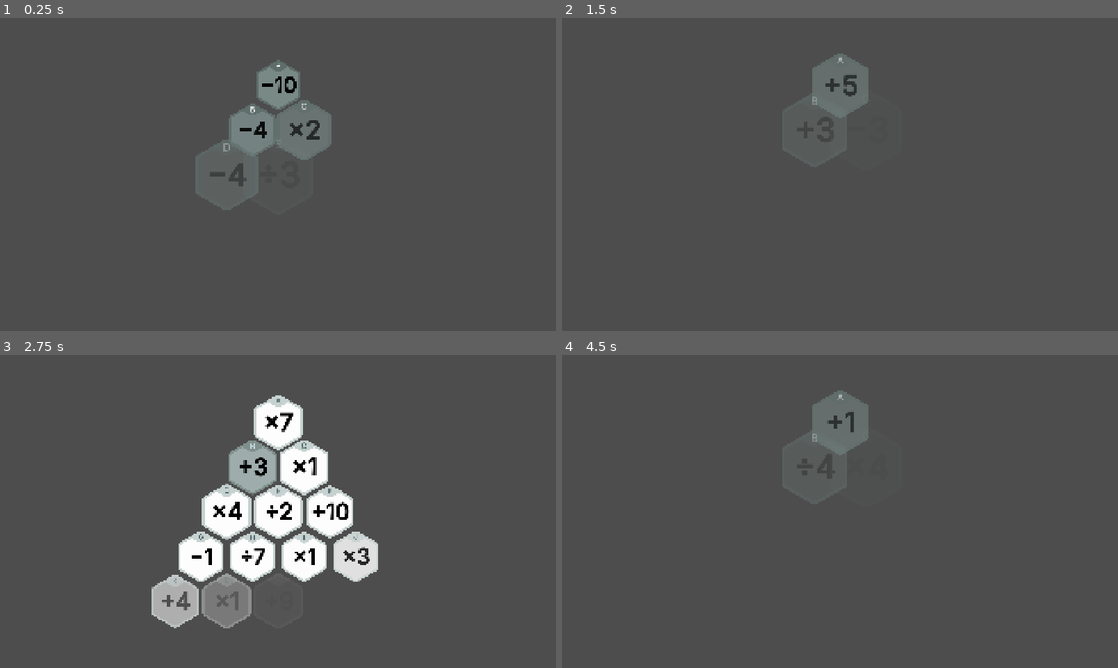
Above: before the commit, frames 1-4 (two rows, left to right).
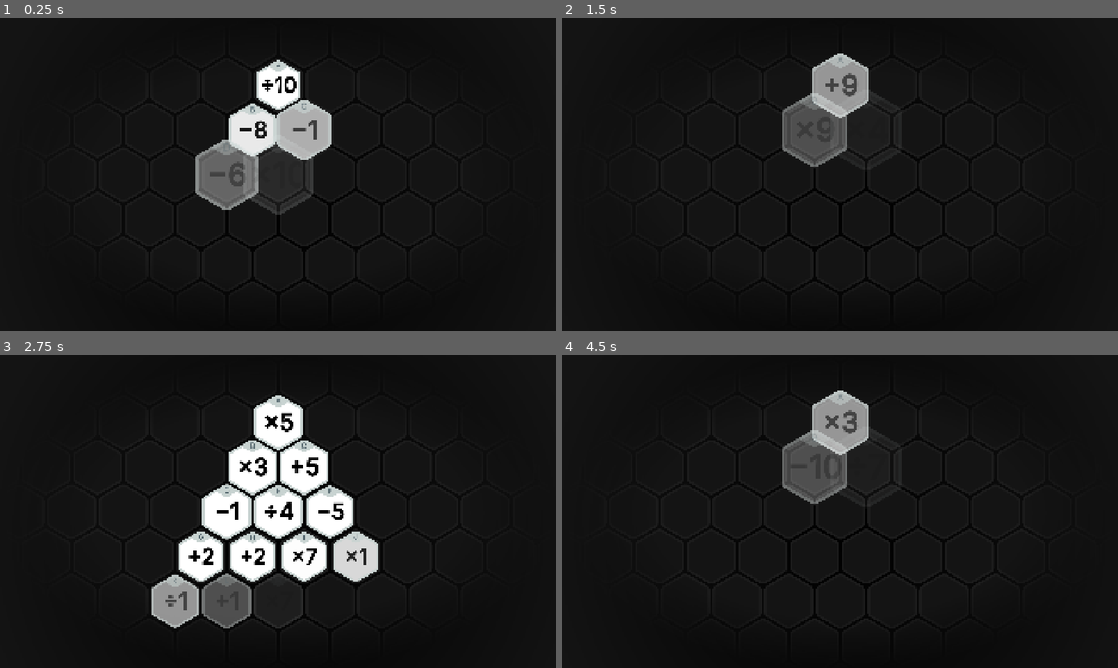
Above: after the commit, the same moments.

Repository: levidavidmurray/equation-pyramid
Game: Godot game, scene res://game.tscn
The game is run twice, just before and just after one commit, with the same random seed, the same clock (stepped at 60 frames per second) and the same inputs.
Inputs (mouse positions are in pixels of both pictures, inside the frame that each line leads up to):
- Up to frame 1 (0.25 s): no input
- Up to frame 2 (1.5 s): tap Enter at 0.5 s; move the mouse to (840, 83) at 0.52 s; tap P at 0.6, 1.35 s; click (840, 83) at 0.67 s; click (840, 83) at 1.42 s
- Up to frame 3 (2.75 s): move the mouse to (250, 467) at 2.02 s; tap P at 2.1 s; click (250, 467) at 2.17 s
- Up to frame 4 (4.5 s): move the mouse to (840, 420) at 2.77 s; tap P at 2.85, 3.6, 4.35 s; click (840, 420) at 2.92 s; move the mouse to (812, 467) at 3.52 s; click (812, 467) at 3.67 s; tap Escape at 4.15 s; move the mouse to (840, 420) at 4.27 s; click (840, 420) at 4.42 s

The runs differ from the first frame. In frame 1, 98% of the frame differs, in the area x 0-100%, y 0-100%; in frame 2, 98%; in frame 3, 90%; in frame 4, 98%.

Commit message:
MTileData class, BG tile grid

Diff:
--- a/autoloads/global.gd
+++ b/autoloads/global.gd
@@ -1,3 +1,4 @@
+@tool
 extends Node
 
 var ALPHABET = "ABCDEFGHIJKLMNOPQRSTUVWXYZ".split("")
--- a/game.tscn
+++ b/game.tscn
@@ -1,10 +1,106 @@
-[gd_scene load_steps=2 format=3 uid="uid://bcqwrdmwvv86k"]
+[gd_scene load_steps=11 format=3 uid="uid://bcqwrdmwvv86k"]
 
-[ext_resource type="PackedScene" uid="uid://2a1sbxvypojt" path="res://pyramid/pyramid.tscn" id="1_80nbo"]
+[ext_resource type="PackedScene" uid="uid://2a1sbxvypojt" path="res://game/pyramid/pyramid.tscn" id="1_80nbo"]
+[ext_resource type="PackedScene" uid="uid://lffwyiggjkix" path="res://game/tile_grid/tile_grid.tscn" id="1_e2o6t"]
+[ext_resource type="Shader" uid="uid://cnrggtlg0ud3l" path="res://shaders/mask_texture.gdshader" id="1_feb5d"]
+
+[sub_resource type="Gradient" id="Gradient_feb5d"]
+colors = PackedColorArray(0, 0, 0, 1, 0.0784314, 0.0784314, 0.0784314, 1)
+
+[sub_resource type="GradientTexture2D" id="GradientTexture2D_fc0e3"]
+gradient = SubResource("Gradient_feb5d")
+width = 1080
+height = 1080
+fill = 1
+fill_from = Vector2(0.512821, 0.547009)
+fill_to = Vector2(0.512821, 0)
+
+[sub_resource type="Gradient" id="Gradient_fc0e3"]
+offsets = PackedFloat32Array(0.672451, 1)
+colors = PackedColorArray(1, 1, 1, 1, 0, 0, 0, 1)
+
+[sub_resource type="GradientTexture2D" id="GradientTexture2D_7jktm"]
+gradient = SubResource("Gradient_fc0e3")
+width = 1920
+height = 1920
+fill = 1
+fill_from = Vector2(0.5, 0.504274)
+fill_to = Vector2(0.482906, 0)
+
+[sub_resource type="ShaderMaterial" id="ShaderMaterial_ryrav"]
+shader = ExtResource("1_feb5d")
+shader_parameter/mask_texture = SubResource("GradientTexture2D_7jktm")
+shader_parameter/mask_scale = Vector2(1, 1)
+shader_parameter/mask_offset = Vector2(0, 0)
+
+[sub_resource type="Gradient" id="Gradient_e2o6t"]
+offsets = PackedFloat32Array(0.598377, 1)
+colors = PackedColorArray(0, 0, 0, 0, 0.0605303, 0.0605303, 0.0605303, 1)
+
+[sub_resource type="GradientTexture2D" id="GradientTexture2D_feb5d"]
+gradient = SubResource("Gradient_e2o6t")
+width = 1080
+height = 1080
+fill = 1
+fill_from = Vector2(0.5, 0.5)
+fill_to = Vector2(0.491453, 0)
 
 [node name="Game" type="Node2D"]
 
 [node name="Camera2D" type="Camera2D" parent="."]
 
+[node name="TextureRect2" type="TextureRect" parent="."]
+custom_minimum_size = Vector2(1920, 1920)
+anchors_preset = 15
+anchor_right = 1.0
+anchor_bottom = 1.0
+offset_left = -960.0
+offset_top = -960.0
+offset_right = 960.0
+offset_bottom = 960.0
+grow_horizontal = 2
+grow_vertical = 2
+pivot_offset = Vector2(960, 960)
+texture = SubResource("GradientTexture2D_fc0e3")
+
+[node name="SubViewportContainer" type="SubViewportContainer" parent="."]
+material = SubResource("ShaderMaterial_ryrav")
+custom_minimum_size = Vector2(1920, 1080)
+anchors_preset = 15
+anchor_right = 1.0
+anchor_bottom = 1.0
+offset_left = -960.0
+offset_top = -540.0
+offset_right = 960.0
+offset_bottom = 540.0
+grow_horizontal = 2
+grow_vertical = 2
+
+[node name="SubViewport" type="SubViewport" parent="SubViewportContainer"]
+transparent_bg = true
+handle_input_locally = false
+size = Vector2i(1920, 1080)
+render_target_update_mode = 4
+
+[node name="TileGrid" parent="SubViewportContainer/SubViewport" instance=ExtResource("1_e2o6t")]
+position = Vector2(1005, 552)
+scale = Vector2(0.383, 0.383)
+row_y_offset = -63.15
+
 [node name="Pyramid" parent="." instance=ExtResource("1_80nbo")]
 scale = Vector2(0.382537, 0.382537)
+
+[node name="TextureRect" type="TextureRect" parent="."]
+visible = false
+custom_minimum_size = Vector2(1920, 1920)
+anchors_preset = 15
+anchor_right = 1.0
+anchor_bottom = 1.0
+offset_left = -960.0
+offset_top = -960.0
+offset_right = 960.0
+offset_bottom = 960.0
+grow_horizontal = 2
+grow_vertical = 2
+pivot_offset = Vector2(960, 960)
+texture = SubResource("GradientTexture2D_feb5d")
--- a/pyramid/pyramid.gd
+++ b/game/pyramid/pyramid.gd
@@ -38,9 +38,43 @@
 				_unselect_tile(hovered_tile)
 			else:
 				_select_tile(hovered_tile)
+		else:
+			_unselect_tiles() # Unselect all tiles if clicked outside
 	if event is InputEventKey and event.is_pressed():
 		if event.keycode == KEY_P:
 			_create_pyramid()
+		if event.keycode == KEY_ESCAPE:
+			_unselect_tiles()
+			var t1 = Tile.MTileData.new(5, Tile.Operation.ADD)
+			var t2 = Tile.MTileData.new(3, Tile.Operation.SUBTRACT)
+			var t3 = Tile.MTileData.new(2, Tile.Operation.MULTIPLY)
+			var triplet = _find_valid_triplet(10)
+			if not triplet.is_empty():
+				# print("%s %s %s" % [triplet[0], triplet[1], triplet[2]])
+				pass
+			else:
+				print("No valid triplet found")
+
+
+func _find_valid_triplet(target: int) -> Array[Tile.MTileData]:
+	var attempts = 500
+	while attempts > 0:
+		var a = randi_range(1, 9)
+		var b = randi_range(1, 9)
+		var c = randi_range(1, 9)
+		var op1 = randi_range(0, 3) as Tile.Operation
+		var op2 = randi_range(0, 3) as Tile.Operation
+		var tile1 = Tile.MTileData.new(a, op1)
+		var tile2 = Tile.MTileData.new(b, op2)
+		var tile3 = Tile.MTileData.new(c, Tile.Operation.ADD) # Always add the third tile
+		var tiles = [tile1, tile2, tile3] as Array[Tile.MTileData]
+		var result = _evaluate_tiles(tiles)
+		if result == target:
+			print("[%s] Found valid triplet: %s %s %s" % [attempts, tile1, tile2, tile3])
+			return tiles
+
+		attempts -= 1
+	return []
 
 
 func _select_tile(tile: Tile):
@@ -59,26 +93,49 @@
 		AudioManager.play_stream(tile.sfx_hover, -10.0, 0.8)
 
 
+func _unselect_tiles():
+	for tile in selected_tiles:
+		tile.is_selected = false
+		tile.disabled = false
+	selected_tiles.clear()
+
+
+func _tiles_to_tile_data(_tiles: Array[Tile]) -> Array[Tile.MTileData]:
+	var tile_data := [] as Array[Tile.MTileData]
+	for tile in _tiles:
+		tile_data.append(tile.data)
+	return tile_data
+
+
+func _create_tile(value: int, operation: Tile.Operation) -> Tile:
+	var tile = tile_scene.instantiate() as Tile
+	tile.data = Tile.MTileData.new(value, operation)
+	tile.position = Vector2.ZERO # Default position, can be adjusted later
+	add_child(tile)
+	return tile
+
+
 func _submit_equation():
 	if selected_tiles.size() < 2:
 		return # Not enough tiles selected
 
-	for tile in selected_tiles:
+	for tile in tiles:
 		tile.collider.disabled = true
 
-	var equation_str = _get_equation_string(selected_tiles)
-	var result = _evaluate_tiles_md_as(selected_tiles)
+	var tile_data = _tiles_to_tile_data(selected_tiles)
+	var result = _evaluate_tiles(tile_data)
+	var equation_str = _get_equation_string(tile_data)
 	print("Equation: %s = %s" % [equation_str, result])
 
 	await G.wait(0.5)
 
-	for tile in selected_tiles:
+	for tile in tiles:
 		tile.is_selected = false
 		tile.disabled = false
 	selected_tiles.clear() # Clear selection after submission
 
 
-func _evaluate_tiles_md_as(tiles: Array[Tile]) -> float:
+func _evaluate_tiles(tiles: Array[Tile.MTileData]) -> float:
 	var first_value = tiles[0].value
 	if tiles[0].operation == Tile.Operation.SUBTRACT:
 		first_value = - first_value # Adjust first value for subtraction
@@ -119,22 +176,22 @@
 	return values[0]
 
 
-func _get_equation_string(tiles: Array[Tile]) -> String:
-	var first_value = tiles[0].value
-	if tiles[0].operation == Tile.Operation.SUBTRACT:
+func _get_equation_string(_tiles: Array[Tile.MTileData]) -> String:
+	var first_value = _tiles[0].value
+	if _tiles[0].operation == Tile.Operation.SUBTRACT:
 		first_value = - first_value # Adjust first value for subtraction
-	var str := str(first_value)
-	for i in range(1, tiles.size()):
-		str += " %s %s" % [Tile.operation_str(tiles[i].operation), str(tiles[i].value)]
-	return str
+	var s := str(first_value)
+	for i in range(1, _tiles.size()):
+		s += " %s %s" % [Tile.operation_str(_tiles[i].operation), str(_tiles[i].value)]
+	return s
 
 
 func _set_tile_values():
 	for tile in tiles:
+		var value = randi_range(1, 10)
 		var operation = randi_range(0, Tile.Operation.size() - 1) as Tile.Operation
-		var value = randi_range(1, 10)
-		tile.operation = operation
-		tile.value = value
+		var data = Tile.MTileData.new(value, operation)
+		tile.data = data
 
 
 func _animate_tiles_enter():
@@ -153,8 +210,6 @@
 		tween.tween_property(tile, "scale", Vector2.ONE * 0.9, time).set_delay(delay)
 		tween.tween_property(tile, "modulate:a", 1.0, time).set_delay(delay)
 		tween.tween_property(tile, "scale", Vector2.ONE, time).set_delay(delay + time)
-		# tween.tween_property(tile, "position", orig_pos + Vector2(0, 100.0), 0.15).set_delay(delay)
-		# tween.tween_property(tile, "position", orig_pos, time).set_delay(delay + 0.15)
 
 	await G.wait(1.0)
 
--- /dev/null
+++ b/game/pyramid/pyramid.tscn
@@ -0,0 +1,9 @@
+[gd_scene load_steps=3 format=3 uid="uid://2a1sbxvypojt"]
+
+[ext_resource type="Script" uid="uid://b6ctxd1xk2ee8" path="res://game/pyramid/pyramid.gd" id="1_wuitd"]
+[ext_resource type="PackedScene" uid="uid://o7ocx6r83myt" path="res://game/tile/tile.tscn" id="2_yahfs"]
+
+[node name="Pyramid" type="Node2D"]
+script = ExtResource("1_wuitd")
+tile_scene = ExtResource("2_yahfs")
+tile_size = 466.0
--- a/tile/tile.gd
+++ b/game/tile/tile.gd
@@ -8,6 +8,18 @@
 	MULTIPLY,
 	DIVIDE
 }
+
+class MTileData:
+	var value: int
+	var operation: Operation
+
+	func _init(_value: int, _operation: Operation):
+		value = _value
+		operation = _operation
+
+	func _to_string():
+		return "%s%s" % [Tile.operation_str(operation), str(value)]
+
 
 @export var value: int = 0:
 	set(_value):
@@ -55,6 +67,11 @@
 @export var is_hovered: bool = false:
 	set(value):
 		is_hovered = value
+
+var data: MTileData:
+	set(value):
+		data = value
+		_update_label()
 
 var disabled = false:
 	set(value):
@@ -111,7 +128,11 @@
 func _update_label():
 	if not is_inside_tree():
 		return
-	value_label.text = "%s%s" % [operation_str(operation), str(value)]
+	if not data:
+		value_label.hide()
+	else:
+		value_label.show()
+		value_label.text = str(data)
 
 
 static func operation_str(_operation) -> String:
--- a/tile/tile.tscn
+++ b/game/tile/tile.tscn
@@ -1,6 +1,6 @@
 [gd_scene load_steps=11 format=3 uid="uid://o7ocx6r83myt"]
 
-[ext_resource type="Script" uid="uid://dr3nk6jjx4f3o" path="res://tile/tile.gd" id="1_btt4l"]
+[ext_resource type="Script" uid="uid://dr3nk6jjx4f3o" path="res://game/tile/tile.gd" id="1_btt4l"]
 [ext_resource type="Texture2D" uid="uid://bnxcxjtuuf5bh" path="res://textures/Hexagon.png" id="1_su6p1"]
 [ext_resource type="AudioStream" uid="uid://dptu1ei0y26dl" path="res://sfx/Scroll Shuffle High Single.wav" id="2_f32e7"]
 [ext_resource type="FontFile" uid="uid://c82wyue3yn8bq" path="res://fonts/InterVariable.ttf" id="3_mc7i4"]
@@ -24,7 +24,6 @@
 font_size = 68
 
 [node name="Tile" type="Area2D"]
-scale = Vector2(0.96, 0.96)
 script = ExtResource("1_btt4l")
 operation = 2
 sfx_hover = ExtResource("2_f32e7")
@@ -36,14 +35,12 @@
 hover_label_color = Color(0, 0, 0, 1)
 base_badge_color = Color(0.329412, 0.4, 0.427451, 1)
 hovered_badge_color = Color(0.811521, 0.876286, 0.91989, 1)
-is_selected = true
 
 [node name="SpriteTile" type="Sprite2D" parent="."]
-modulate = Color(0.473393, 0.537747, 0.525861, 1)
 texture = ExtResource("1_su6p1")
 
 [node name="Frame" type="Node2D" parent="."]
-modulate = Color(0.369766, 0.426719, 0.416823, 1)
+modulate = Color(0.784314, 0.827451, 0.819608, 1)
 
 [node name="SpriteFrame" type="Sprite2D" parent="Frame"]
 unique_name_in_owner = true
@@ -58,6 +55,7 @@
 polygon = PackedVector2Array(17, -246.8, -4.10001, -249, -6, -249, -6, -247.6, -17, -245, -20.6, -245, -33.5, -237, -35 …(448 unchanged characters)…
 
 [node name="ValueLabel" type="Label" parent="."]
+visible = false
 modulate = Color(0, 0, 0, 1)
 offset_left = -223.0
 offset_top = -127.0
@@ -69,6 +67,7 @@
 vertical_alignment = 1
 
 [node name="BadgeLabel" type="Label" parent="."]
+modulate = Color(0.329412, 0.4, 0.427451, 1)
 offset_left = -223.0
 offset_top = -320.0
 offset_right = 223.0
--- /dev/null
+++ b/game/tile_grid/bg_tile.tscn
@@ -0,0 +1,19 @@
+[gd_scene load_steps=4 format=3 uid="uid://bn15c3bj4x8dv"]
+
+[ext_resource type="Texture2D" uid="uid://bnxcxjtuuf5bh" path="res://textures/Hexagon.png" id="1_xxhlf"]
+[ext_resource type="Texture2D" uid="uid://x5gwcj208ctp" path="res://textures/HexagonFrame.png" id="2_mfnjn"]
+[ext_resource type="Texture2D" uid="uid://dmfr34vqghv8p" path="res://textures/HexagonBadge.png" id="3_y635g"]
+
+[node name="BGTile" type="Node2D"]
+
+[node name="Sprite2D" type="Sprite2D" parent="."]
+modulate = Color(0.0768358, 0.0768358, 0.0768358, 1)
+texture = ExtResource("1_xxhlf")
+
+[node name="Sprite2D2" type="Sprite2D" parent="."]
+modulate = Color(0.111197, 0.111197, 0.111197, 1)
+texture = ExtResource("2_mfnjn")
+
+[node name="Sprite2D3" type="Sprite2D" parent="."]
+visible = false
+texture = ExtResource("3_y635g")
--- /dev/null
+++ b/game/tile_grid/tile_grid.gd
@@ -0,0 +1,56 @@
+@tool
+class_name TileGrid
+extends Node2D
+
+@export var bg_tile_scene: PackedScene
+@export var rows: int = 5:
+	set(value):
+		rows = value
+		_create_grid() # Recreate the grid when rows change
+@export var columns: int = 5:
+	set(value):
+		columns = value
+		_create_grid() # Recreate the grid when columns change
+@export var tile_size: float = 100.0:
+	set(value):
+		tile_size = value
+		_create_grid() # Recreate the grid when tile size changes
+@export var row_y_offset: float = 0.0:
+	set(value):
+		row_y_offset = value
+		_create_grid() # Recreate the grid when row_y_offset changes
+
+
+var tiles: Array = []
+
+func _ready():
+	_create_grid()
+
+func _create_grid():
+	# Clear existing tiles
+	for tile in tiles:
+		tile.free()
+	tiles.clear()
+
+	# Determine actual grid dimensions
+	var max_columns = columns
+	if rows > 1:
+		max_columns += 0.5 # account for staggered row
+	var grid_width = max_columns * tile_size
+	var grid_height = rows * tile_size + (row_y_offset * (rows - 1))
+
+	var offset_x = grid_width / 2.0
+	var offset_y = grid_height / 2.0
+
+	# Create new grid of tiles
+	for row in range(rows):
+		for column in range(columns):
+			var f_column = float(column)
+			if row % 2 == 1:
+				f_column += 0.5
+			var pos_x = f_column * tile_size
+			var pos_y = row * tile_size + (row_y_offset * row)
+			var tile = bg_tile_scene.instantiate()
+			tile.position = Vector2(pos_x - offset_x, pos_y - offset_y)
+			add_child(tile)
+			tiles.append(tile)
--- /dev/null
+++ b/game/tile_grid/tile_grid.tscn
@@ -0,0 +1,12 @@
+[gd_scene load_steps=3 format=3 uid="uid://lffwyiggjkix"]
+
+[ext_resource type="Script" uid="uid://y8745w8m6jji" path="res://game/tile_grid/tile_grid.gd" id="1_7b528"]
+[ext_resource type="PackedScene" uid="uid://bn15c3bj4x8dv" path="res://game/tile_grid/bg_tile.tscn" id="2_u7gm5"]
+
+[node name="TileGrid" type="Node2D"]
+script = ExtResource("1_7b528")
+bg_tile_scene = ExtResource("2_u7gm5")
+rows = 20
+columns = 20
+tile_size = 466.0
+row_y_offset = -60.0
--- a/pyramid/pyramid.tscn
+++ /dev/null
@@ -1,9 +0,0 @@
-[gd_scene load_steps=3 format=3 uid="uid://2a1sbxvypojt"]
-
-[ext_resource type="Script" uid="uid://b6ctxd1xk2ee8" path="res://pyramid/pyramid.gd" id="1_wuitd"]
-[ext_resource type="PackedScene" uid="uid://o7ocx6r83myt" path="res://tile/tile.tscn" id="2_yahfs"]
-
-[node name="Pyramid" type="Node2D"]
-script = ExtResource("1_wuitd")
-tile_scene = ExtResource("2_yahfs")
-tile_size = 466.0
--- /dev/null
+++ b/shaders/mask_texture.gdshader
@@ -0,0 +1,18 @@
+shader_type canvas_item;
+
+uniform sampler2D mask_texture; // grayscale texture as alpha mask
+uniform vec2 mask_scale = vec2(1.0, 1.0);
+uniform vec2 mask_offset = vec2(0.0, 0.0);
+
+void fragment() {
+    vec4 albedo = texture(TEXTURE, UV);
+
+    // Sample alpha mask texture with optional scale/offset
+    vec2 mask_uv = UV * mask_scale + mask_offset;
+    float mask_alpha = texture(mask_texture, mask_uv).r; // use red channel for grayscale
+
+    // Multiply base alpha by mask alpha
+    albedo.a *= mask_alpha;
+
+    COLOR = albedo;
+}
Renamed: pyramid/pyramid.gd.uid -> game/pyramid/pyramid.gd.uid
Renamed: tile/tile.gd.uid -> game/tile/tile.gd.uid
Not shown, added: game/tile_grid/tile_grid.gd.uid
Not shown, added: shaders/mask_texture.gdshader.uid
